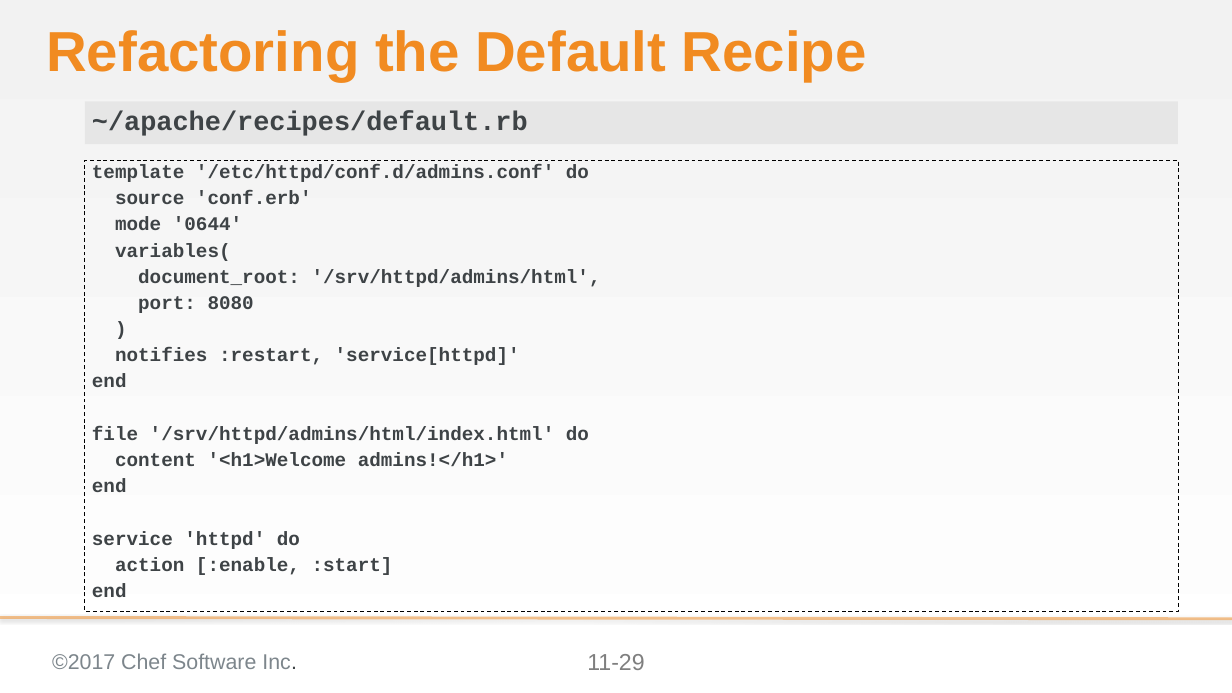
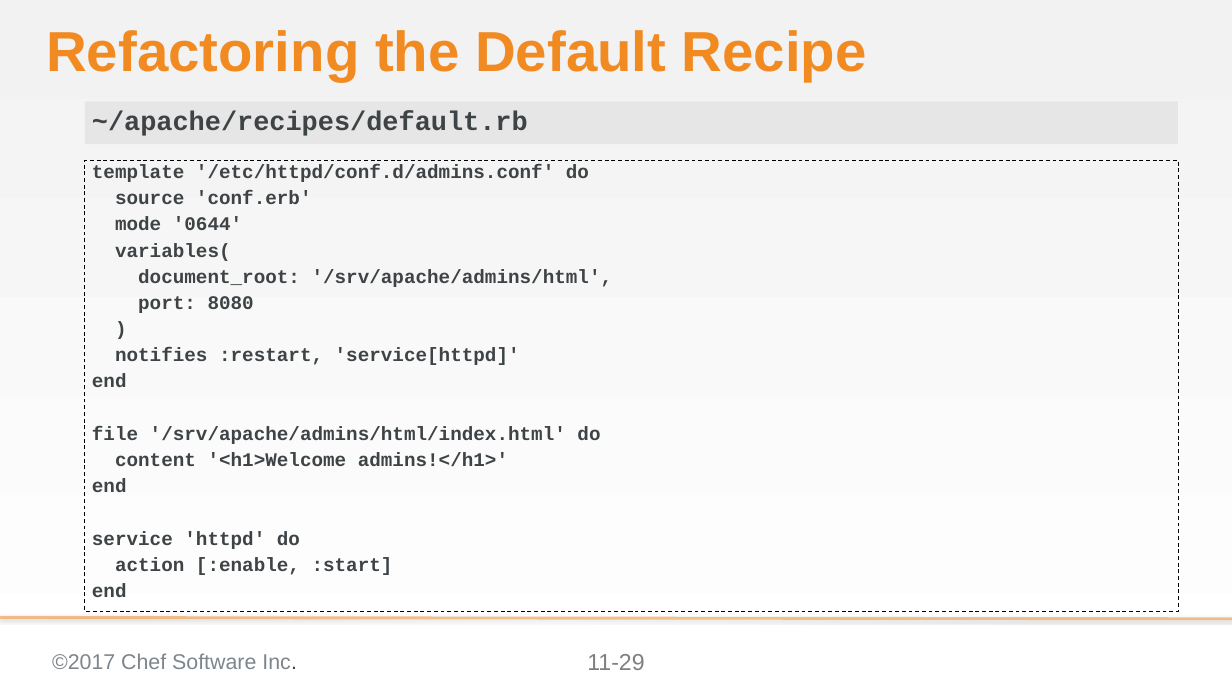
Before and after one commit to ericheiser/chef-intermediate, a slide deck: slide 29 of 11-creating_a_custom_resource.pptx. Drawn at 1232x693 pixels with LibreOffice and Linux fonts; fonts in the diff are those of the drawing; background and template pictures are left out. Boxes give left, top, right and bottom in pixels: in the first picture for what was removed or moved away, otherwise in the second. Text is boxed around its words. In the diff, an @@ line names an element or a change of style, - is before the commit and + after.

```diff
--- a/11-creating_a_custom_resource.pptx
+++ b/11-creating_a_custom_resource.pptx
@@ text at (138,269,613,287): text changed @@
-document_root: '/srv/httpd/admins/html',
+document_root: '/srv/apache/admins/html',
@@ text at (92,426,600,444): text changed @@
-file '/srv/httpd/admins/html/index.html' do
+file '/srv/apache/admins/html/index.html' do
```
Also in this commit, not shown: 12 other slides changed, 2 other files.
